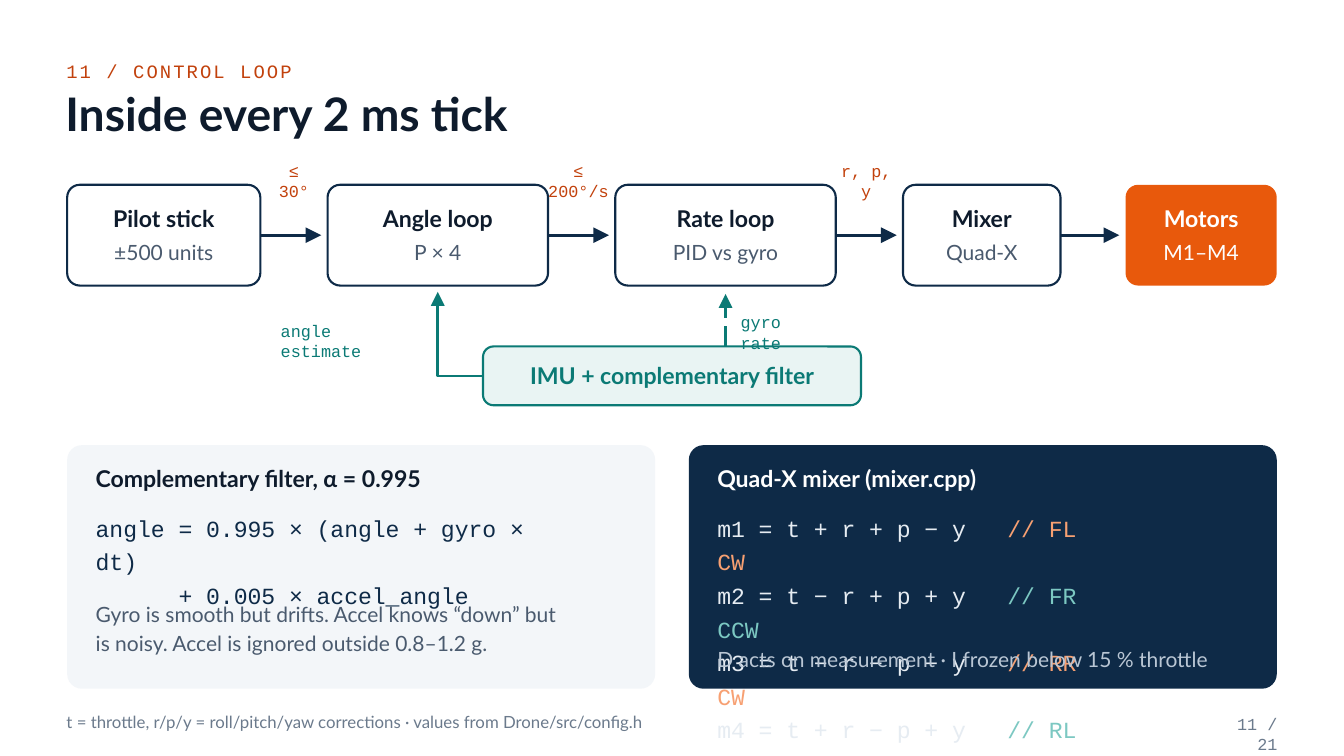
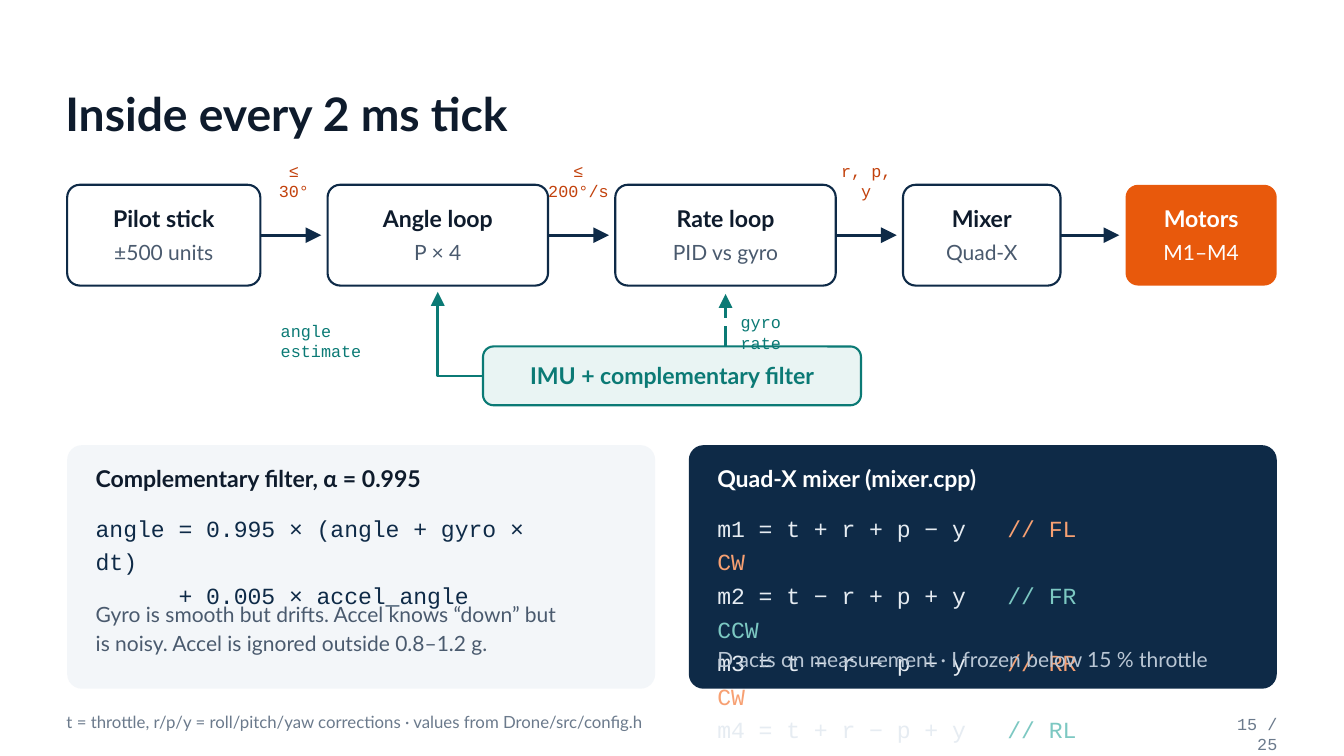
Before and after one commit to ara-aras/esp32-mini-drone, a slide deck: slide 15 of PPT/Drone_Workshop_v2.pptx (slide 11 before the commit). Drawn at 1344x756 pixels with LibreOffice and Linux fonts; fonts in the diff are those of the drawing. Boxes give left, top, right and bottom in pixels: in the first picture for what was removed or moved away, otherwise in the second. Text is boxed around its words. In the diff, an @@ line names an element or a change of style, - is before the commit and + after.

```diff
--- a/PPT/Drone_Workshop_v2.pptx
+++ b/PPT/Drone_Workshop_v2.pptx
@@ text removed at (66, 65, 291, 79) @@
-11 / CONTROL LOOP
@@ text at (1237, 719, 1277, 750): text changed @@
-11 / 21
+15 / 25
```
Also in this commit, not shown: 20 other slides changed, 4 slides added.
